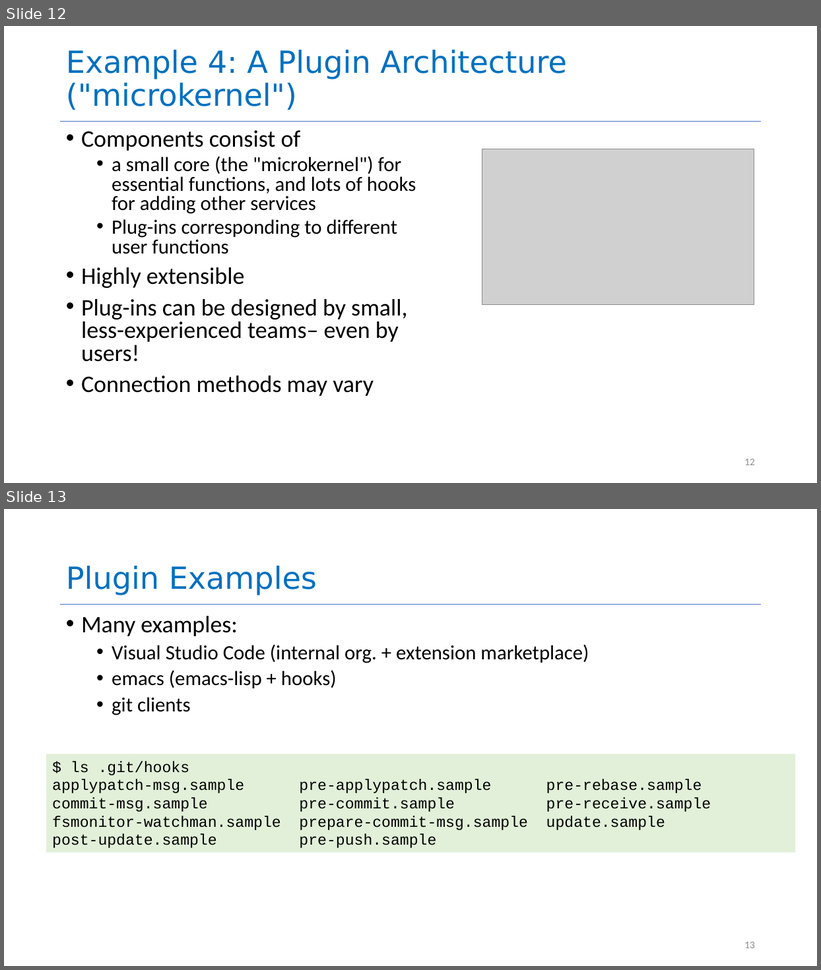
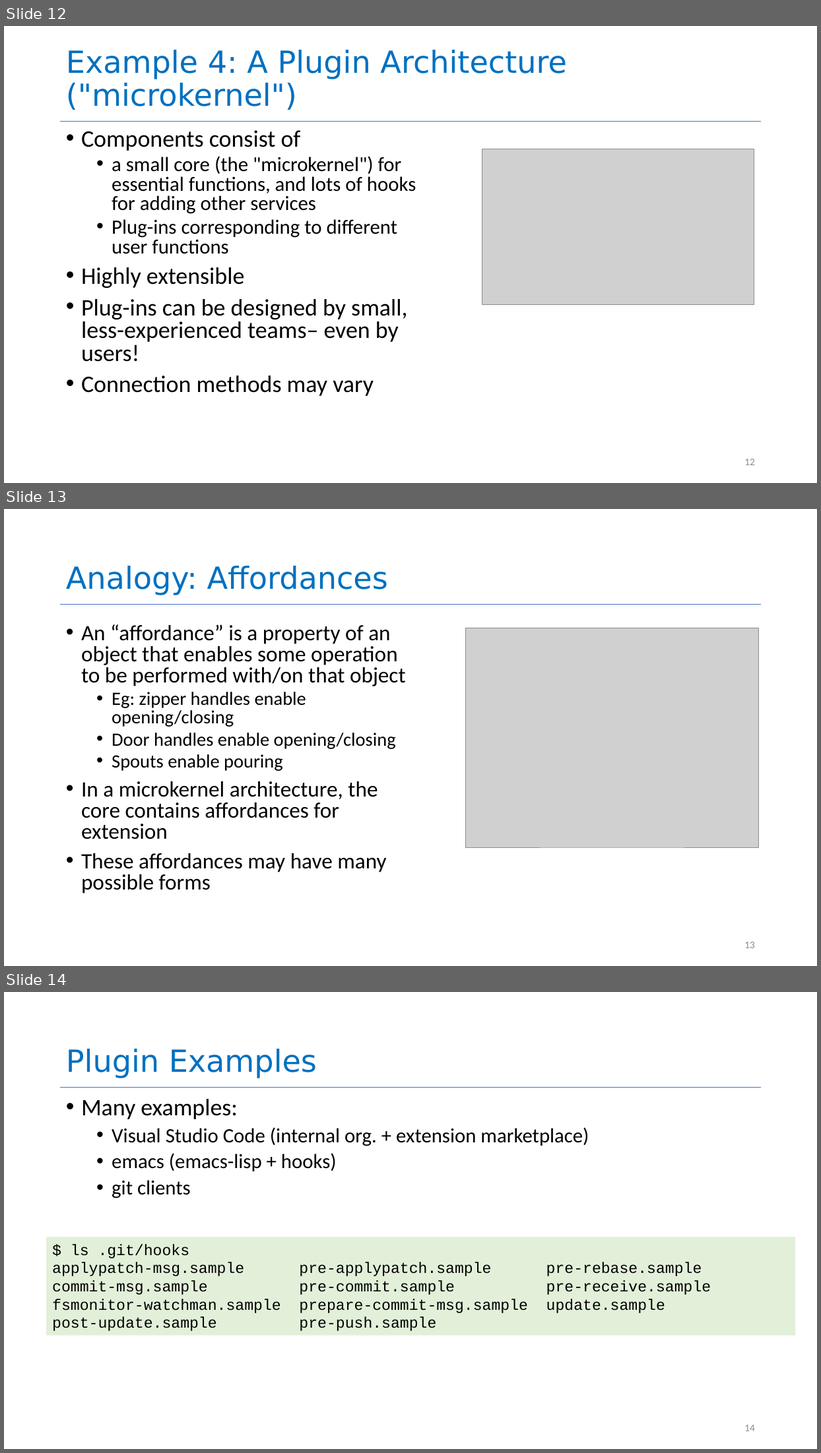
Before and after one commit to neu-se/CS4530-Spring-2022, a slide deck: Slides/Lesson 2.2 The Architectural Scale.pptx. Shown one above the other, each under a label of ours: slides 12 and 13 before the commit, slides 12, 13 and 14 after it. The pictures are 821x970 and 821x1453 pixels, drawn with LibreOffice and Linux fonts; fonts in the diff are those of the drawing; grey boxes stand for pictures. Boxes give left, top, right and bottom in pixels: in the first picture for what was removed or moved away, otherwise in the second. Text is boxed around its words. In the diff, an @@ line names an element or a change of style, - is before the commit and + after.

```diff
--- a/Slides/Lesson 2.2 The Architectural Scale.pptx
+++ b/Slides/Lesson 2.2 The Architectural Scale.pptx
@@ slide 13 added at (4,509,817,966), background #FFFFFF; not listed: 1 template element that a slide beside it also shows @@
@@ title added at (66,566,388,595), 36 pt, text #0070C0 @@
+Analogy: Affordances
@@ text added at (81,625,406,894), 25.9 pt, text #000000 @@
+• An “affordance” is a property of an object that enables some operation to be performed with/on that object
+  • Eg: zipper handles enable opening/closing
+  • Door handles enable opening/closing
+  • Spouts enable pouring
+• In a microkernel architecture, the core contains affordances for extension
+• These affordances may have many possible forms
@@ picture added at (466,628,759,848) @@
@@ page number added at (745,942,755,949), 12 pt, text #8C8C8C @@
+13
@@ what was slide 13 is now slide 14 @@
@@ page number at (745,1425,755,1432): text changed @@
-13
+14
```
Also in this commit, not shown: 3 slides changed, 2 other slides added.
